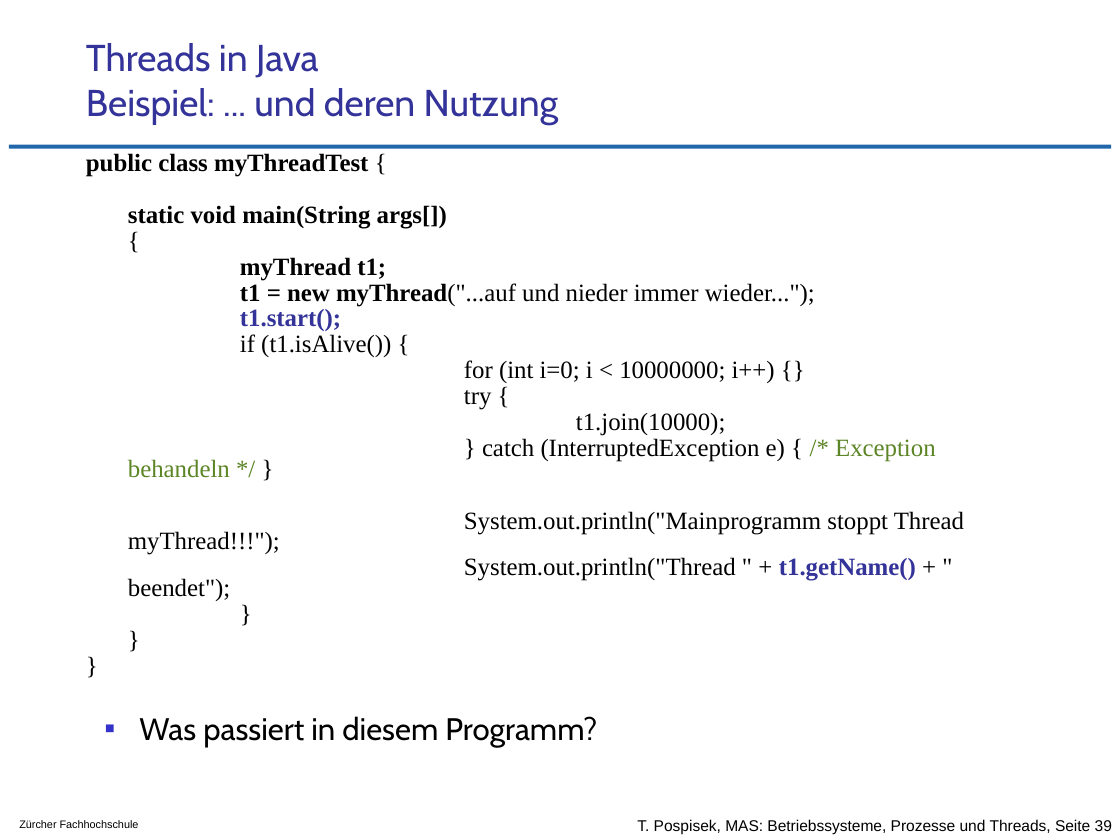
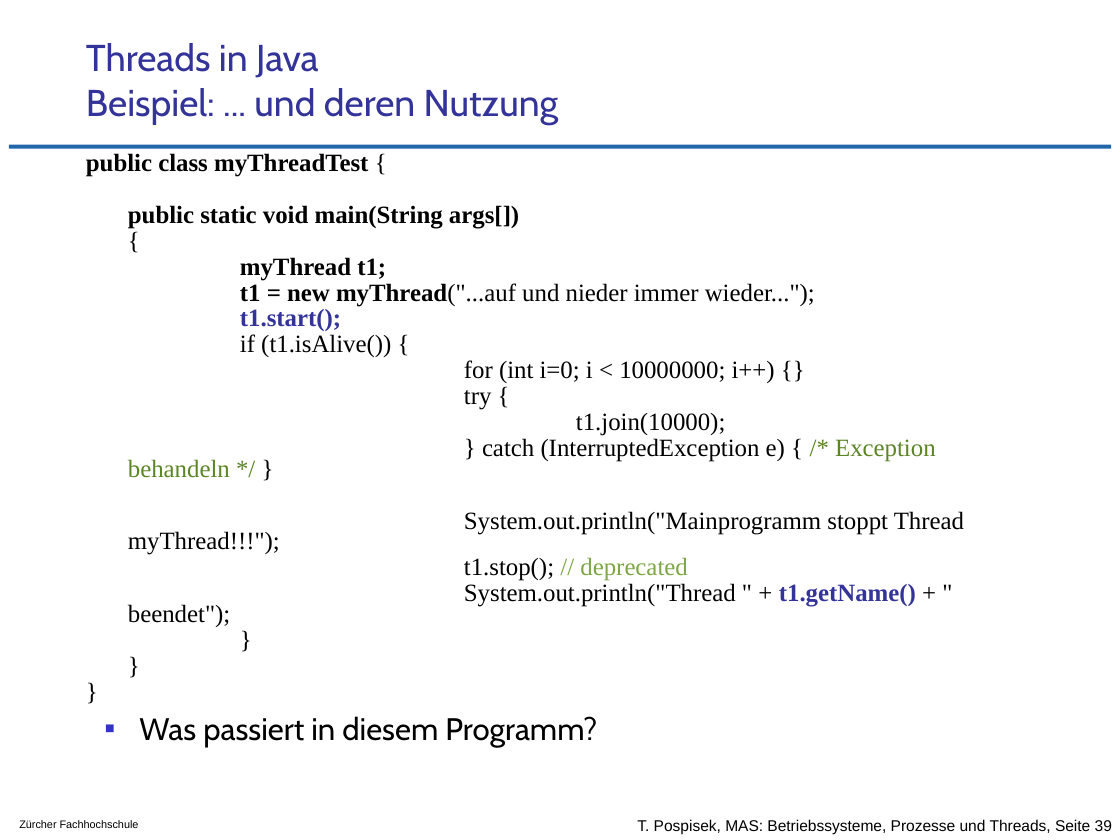
Before and after one commit to tpo/betriebssysteme, a slide deck: slide 39 of 05-2_Prozesse_und_Threads.odp. Drawn at 1120x840 pixels with LibreOffice and Linux fonts; fonts in the diff are those of the drawing; background and template pictures are left out. Boxes give left, top, right and bottom in pixels: in the first picture for what was removed or moved away, otherwise in the second. Text is boxed around its words. In the diff, an @@ line names an element or a change of style, - is before the commit and + after.

Commit message:
Beispiel lauffähig machen und weniger verwirrend

```diff
--- a/05-2_Prozesse_und_Threads.odp
+++ b/05-2_Prozesse_und_Threads.odp
@@ text in rectangle at (128, 205, 519, 229): text changed @@
-static void main(String args[])
+public static void main(String args[])
@@ text in rectangle at (464, 557, 687, 581): paragraph added @@
+t1.stop(); // deprecated
```
